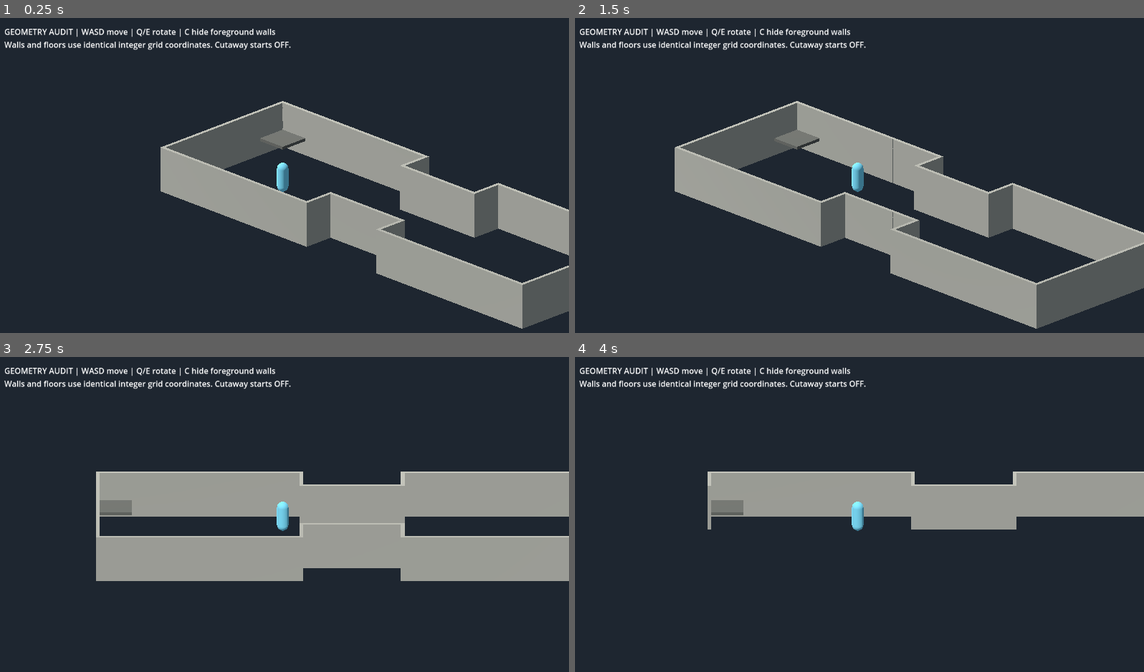
Above: before the commit, frames 1-4 (two rows, left to right).
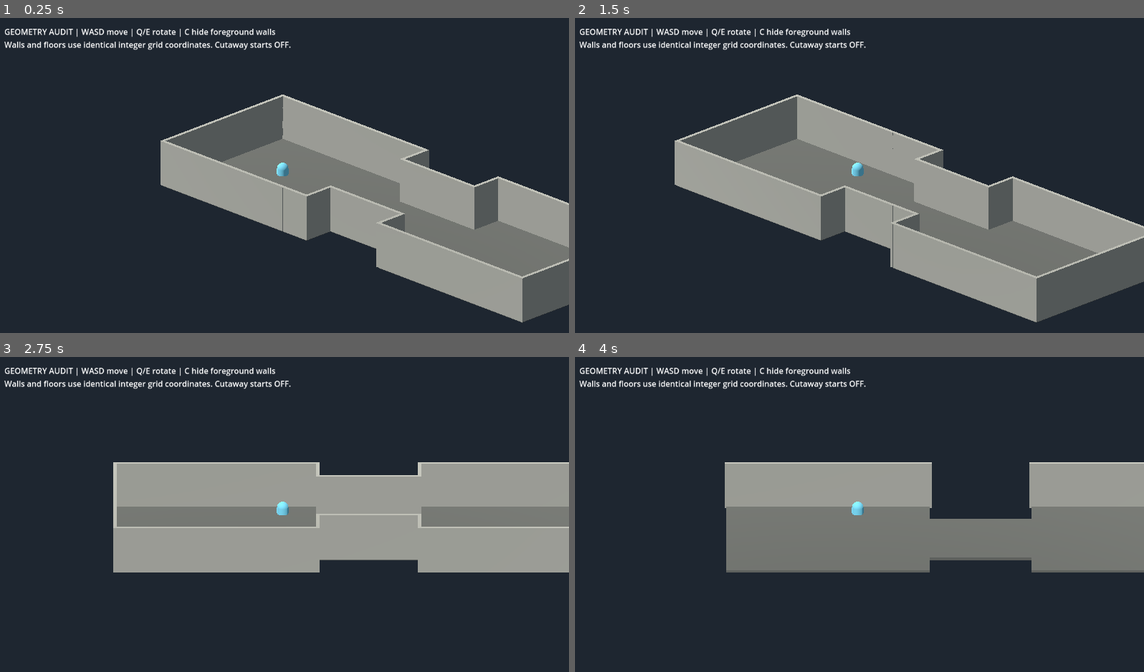
Above: after the commit, the same moments.

Repository: Jonty303/Project-Gauntlands
Game: Godot game, scene res://scenes/grid_geometry_audit_25d.tscn
Same seed, same stepped clock (60 frames per second), same inputs: the game is played once before the commit and once after it. This scene is started directly instead of the project's main scene.
Inputs (mouse positions are in pixels of both pictures, inside the frame that each line leads up to):
- Up to frame 1 (0.25 s): no input
- Up to frame 2 (1.5 s): tap Enter (ui_accept) at 0.5, 0.77 s; move the mouse to (984, 162) at 0.52 s; hold D (move_right) 0.53-1.25 s; hold Space (attack) 0.53-1.25 s; click (984, 162) at 0.67 s; drag from (745, 194) to (831, 241) at 1.27 s
- Up to frame 3 (2.75 s): tap Enter (ui_accept) at 2 s; move the mouse to (341, 448) at 2.02 s; hold D (move_right) from 2.03 s (still down); tap Q (target_previous) at 2.1 s
- Up to frame 4 (4 s): release D (move_right) at 2.75 s; drag from (831, 580) to (683, 470) at 2.77 s; tap Enter (ui_accept) at 3.5, 3.77 s; move the mouse to (1030, 564) at 3.52 s; hold A (move_left) from 3.53 s (still down); tap C at 3.6 s

The runs differ from the first frame. In frame 1, 12% of the frame differs, in the area x 28-100%, y 24-99%; in frame 2, 13%; in frame 3, 12%; in frame 4, 18%, in the area x 23-100%, y 33-69%.
Error before the commit: Assertion failed: GridMap floor centre disagrees with wall coordinate convention (res://scripts/grid_geometry_audit_25d.gd:59)

Commit message:
Use measured GridMap cell origin for all generated wall coordinates and assertions

Diff:
--- a/scripts/grid_geometry_audit_25d.gd
+++ b/scripts/grid_geometry_audit_25d.gd
@@ -13,6 +13,8 @@
 var top_down: bool = false
 var floor_material: StandardMaterial3D
 var wall_material: StandardMaterial3D
+var floor_grid: GridMap
+var floor_origin: Vector3 = Vector3.ZERO
 
 func _ready() -> void:
     floor_material = _material(Color("#51524d"))
@@ -43,19 +45,23 @@
     tile.material = floor_material
     library.set_item_mesh(0,tile)
     var grid := GridMap.new()
+    floor_grid = grid
     grid.name = "AuthoritativeFloorGrid"
     grid.mesh_library = library
     grid.cell_size = Vector3(CELL,CELL,CELL)
-    grid.cell_center_x = false
+    grid.cell_center_x = true
     grid.cell_center_y = true
-    grid.cell_center_z = false
+    grid.cell_center_z = true
     add_child(grid)
+    # Measure the actual GridMap transform instead of assuming its cell origin.
+    floor_origin = grid.to_global(grid.map_to_local(Vector3i.ZERO))
+    print("Measured GridMap origin: ", floor_origin)
     for key in occupied:
         var cell: Vector2i = key
         var map_cell := Vector3i(cell.x,0,cell.y)
         grid.set_cell_item(map_cell,0)
         var actual_center: Vector3 = grid.to_global(grid.map_to_local(map_cell))
-        var expected_center := Vector3(float(cell.x)*CELL,0,float(cell.y)*CELL)
+        var expected_center := floor_origin+Vector3(float(cell.x)*CELL,0,float(cell.y)*CELL)
         assert(actual_center.distance_to(expected_center) < 0.001,"GridMap floor centre disagrees with wall coordinate convention")
 
 func _build_boundary_walls() -> void:
@@ -76,7 +82,7 @@
             var edge_key := "%d:%d:%d" % [edge_x,edge_z,int(along_x)]
             assert(not unique_edges.has(edge_key),"Duplicate boundary edge")
             unique_edges[edge_key] = true
-            var midpoint := Vector3(float(edge_x)*CELL*0.5,0,float(edge_z)*CELL*0.5)
+            var midpoint := floor_origin+Vector3(float(edge_x)*CELL*0.5,0,float(edge_z)*CELL*0.5)
             _wall_piece(midpoint,along_x)
             # Corners are derived from wall edges, not independently placed.
             var tangent := Vector3(CELL*0.5,0,0) if along_x else Vector3(0,0,CELL*0.5)
